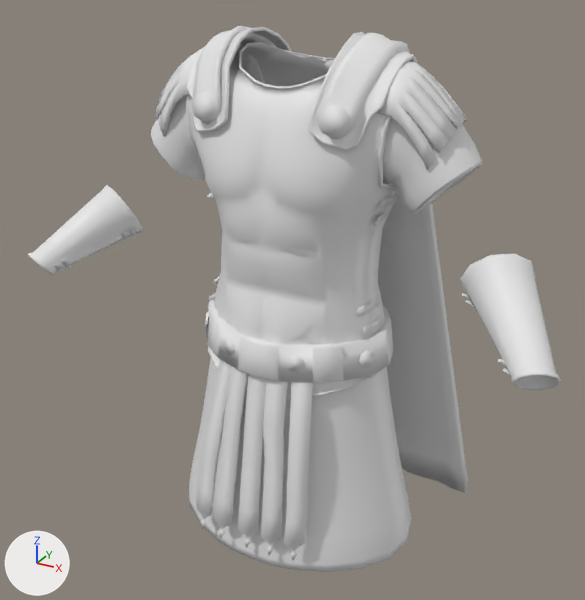
A saved change to the FBX model Assets/Equip Models/armatura_centurione.fbx.
Camera for both pictures: a camera (50 mm lens) standing at (20.8, -40.6, 21.6) and looking at (-1.1, -0.7, 1.7). Arrows for +X, +Y and +Z are at lower left; the lights stay in place. Where no turn or scale is listed for an object, it has been applied to the vertices.

Before the edit, the objects in view are built like this:
```python
ob_defaultmaterial = bpy.data.objects.new('defaultMaterial', me_defaultmaterial_006)
ob_defaultmaterial.location = (0.0, 0.0, 0.0)
ob_defaultmaterial_001 = bpy.data.objects.new('defaultMaterial.001', me_defaultmaterial_007)
ob_defaultmaterial_001.location = (0.0, 0.0, 0.0)
ob_defaultmaterial_002 = bpy.data.objects.new('defaultMaterial.002', me_defaultmaterial_008)
ob_defaultmaterial_002.location = (0.0, 0.0, 0.0)
ob_defaultmaterial_003 = bpy.data.objects.new('defaultMaterial.003', me_defaultmaterial_009)
ob_defaultmaterial_003.location = (0.0, 0.0, 0.0)
ob_defaultmaterial_004 = bpy.data.objects.new('defaultMaterial.004', me_defaultmaterial_010)
ob_defaultmaterial_004.location = (0.0, 0.0, 0.0)
ob_defaultmaterial_006 = bpy.data.objects.new('defaultMaterial.006', me_defaultmaterial_012)
ob_defaultmaterial_006.location = (0.0, 0.0, 0.0)
ob_defaultmaterial_014 = bpy.data.objects.new('defaultMaterial.014', me_defaultmaterial_020)
ob_defaultmaterial_014.location = (0.0, 0.0, 0.0)
ob_defaultmaterial_015 = bpy.data.objects.new('defaultMaterial.015', me_defaultmaterial_021)
ob_defaultmaterial_015.location = (0.0, 0.0, 0.0)
ob_defaultmaterial_016 = bpy.data.objects.new('defaultMaterial.016', me_defaultmaterial_022)
ob_defaultmaterial_016.location = (0.0, 0.0, 0.0)
```
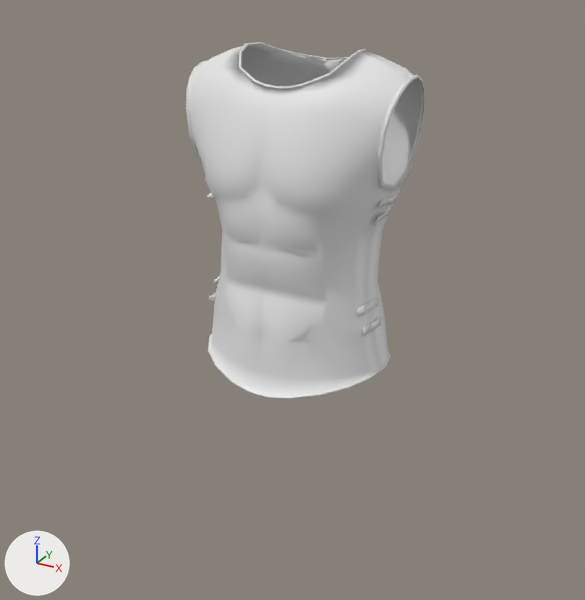
The newer file is also turned or shifted as a whole; pictures and numbers use the older file's frame.

Changed parts and their boxes [x1, y1, x2, y2] in the pictures (585 x 600 px):
'defaultMaterial.006', deleted: before [192, 26, 468, 493]
'defaultMaterial.002', deleted: before [196, 300, 393, 560]
'defaultMaterial.003', deleted: before [189, 357, 411, 572]
'defaultMaterial.004', deleted: before [28, 185, 561, 390]
'defaultMaterial.014', deleted: before [151, 96, 483, 214]
'defaultMaterial.015', deleted: before [156, 46, 467, 170]
'defaultMaterial.016', deleted: before [186, 27, 418, 150]
'defaultMaterial', deleted: before [154, 145, 483, 212]

The change in detail:
Object 'defaultMaterial.006' (ob_defaultmaterial_006) is deleted.
Object 'defaultMaterial.016' (ob_defaultmaterial_016) is deleted.
Object 'defaultMaterial' (ob_defaultmaterial) is deleted.
Object 'defaultMaterial.014' (ob_defaultmaterial_014) is deleted.
Object 'defaultMaterial.004' (ob_defaultmaterial_004) is deleted.
Object 'defaultMaterial.002' (ob_defaultmaterial_002) is deleted.
Object 'defaultMaterial.015' (ob_defaultmaterial_015) is deleted.
Object 'defaultMaterial.003' (ob_defaultmaterial_003) is deleted.
